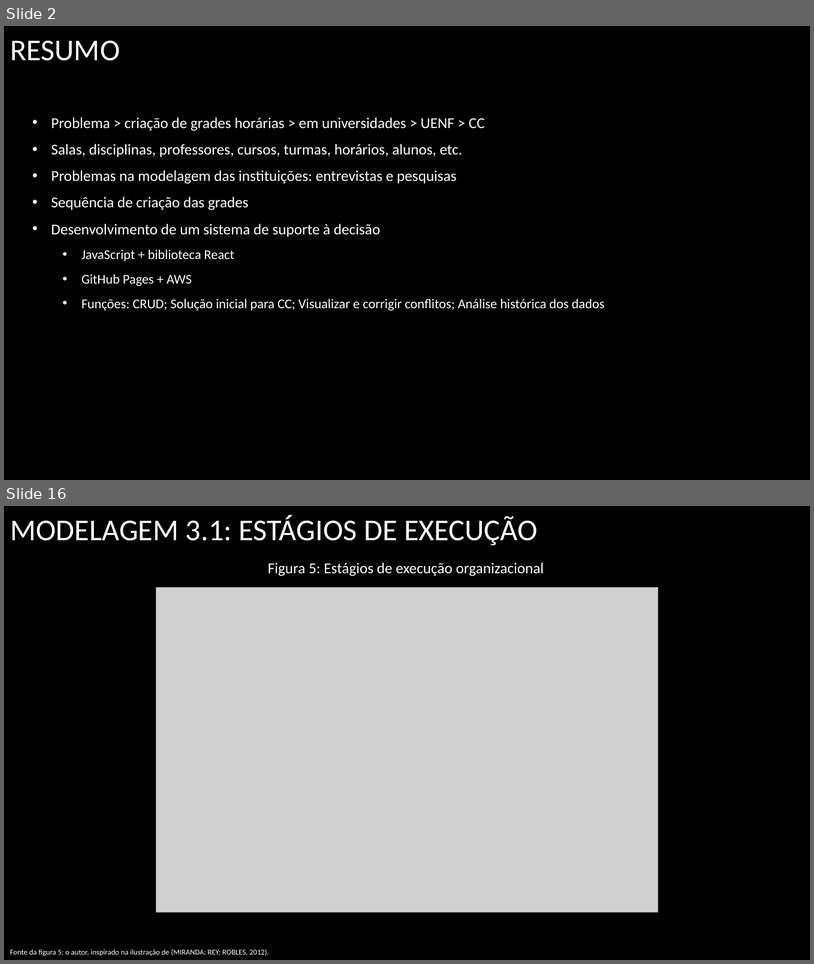
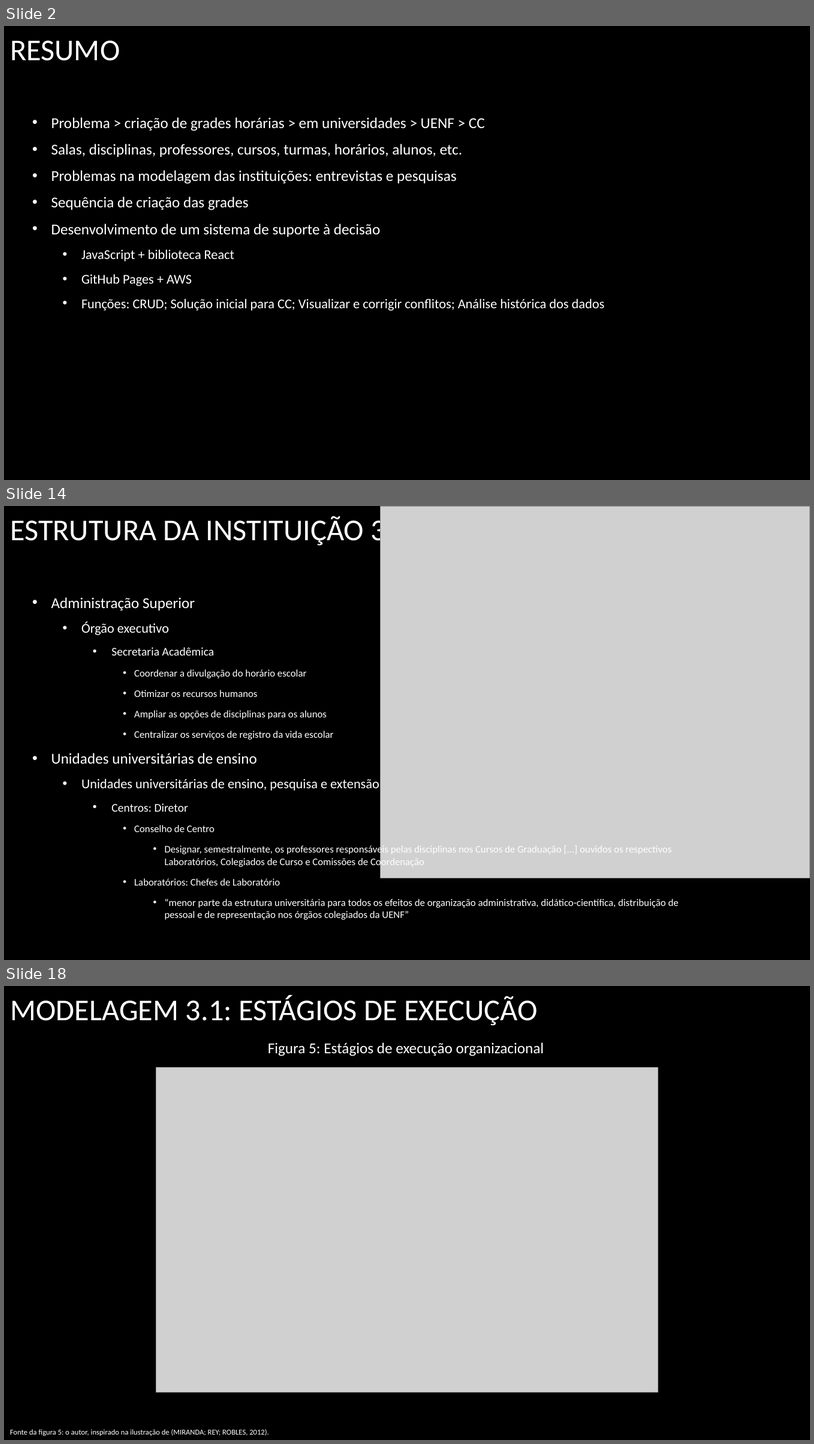
Before and after one commit to UENF-Organizacao-de-Disciplinas/INF01131-Monografia, a slide deck: Files/Apresentações/Apresentação Final.pptx. Shown one above the other, each under a label of ours: slides 2 and 16 before the commit, slides 2, 14 and 18 after it; the slides between them are not shown. The pictures are 814x964 and 814x1444 pixels, drawn with LibreOffice and Linux fonts; fonts in the diff are those of the drawing; grey boxes stand for pictures; background and template pictures are left out. Boxes give left, top, right and bottom in pixels: in the first picture for what was removed or moved away, otherwise in the second. Text is boxed around its words. In the diff, an @@ line names an element or a change of style, - is before the commit and + after.

```diff
--- a/Files/Apresentações/Apresentação Final.pptx
+++ b/Files/Apresentações/Apresentação Final.pptx
@@ slide 14 added at box(4, 506, 810, 960), background picture (left out) @@
@@ title added at box(10, 515, 417, 918), 36 pt, text #FFFFFF @@
+ESTRUTURA DA INSTITUIÇÃO 3.1: A UENF
@@ picture added at box(380, 506, 810, 877) @@
@@ text added at box(51, 597, 679, 919), 12 pt, text #FFFFFF @@
+• Administração Superior
+  • Órgão executivo
+    • Secretaria Acadêmica
+      • Coordenar a divulgação do horário escolar
+      • Otimizar os recursos humanos
+      • Ampliar as opções de disciplinas para os alunos
+      • Centralizar os serviços de registro da vida escolar
+• Unidades universitárias de ensino
+  • Unidades universitárias de ensino, pesquisa e extensão
+    • Centros: Diretor
+      • Conselho de Centro
+        • Designar, semestralmente, os professores responsáveis pelas disciplinas nos Cursos de Graduação [...] ouvidos os respectivos Laboratórios, Colegiados de Curso e Comissões de Coordenação
+      • Laboratórios: Chefes de Laboratório
+        • “menor parte da estrutura universitária para todos os efeitos de organização administrativa, didático-científica, distribuição de pessoal e de representação nos órgãos colegiados da UENF”
@@ what was slide 16 is now slide 18 @@
```
Also in this commit, not shown: 9 slides changed, 5 other slides added, 4 slides removed.
